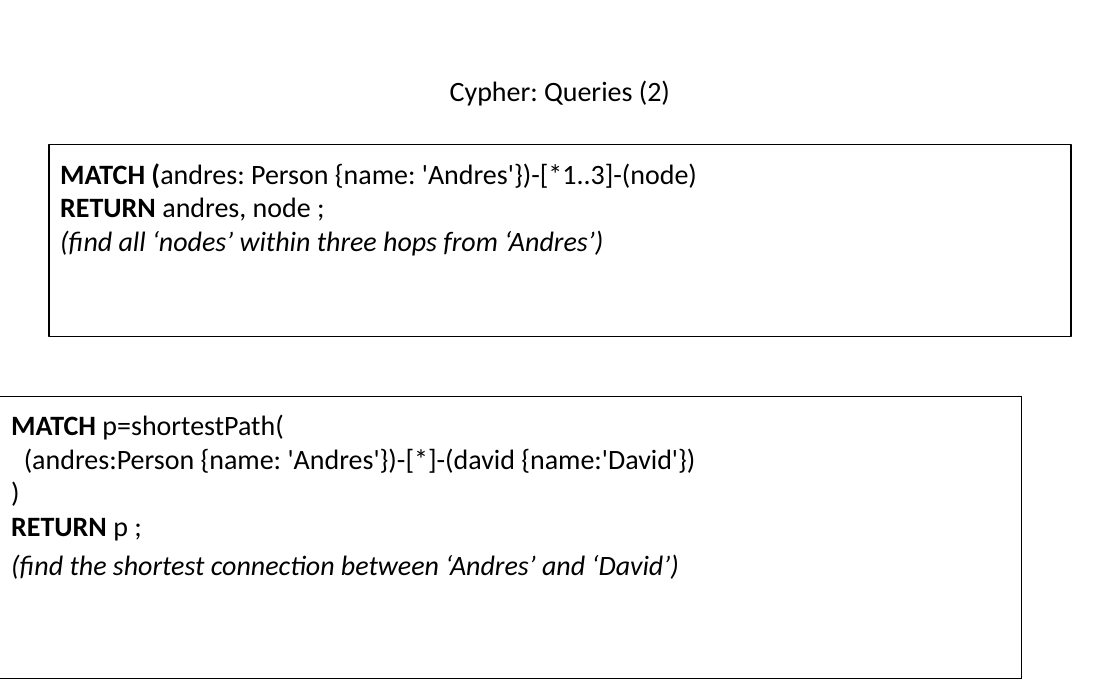
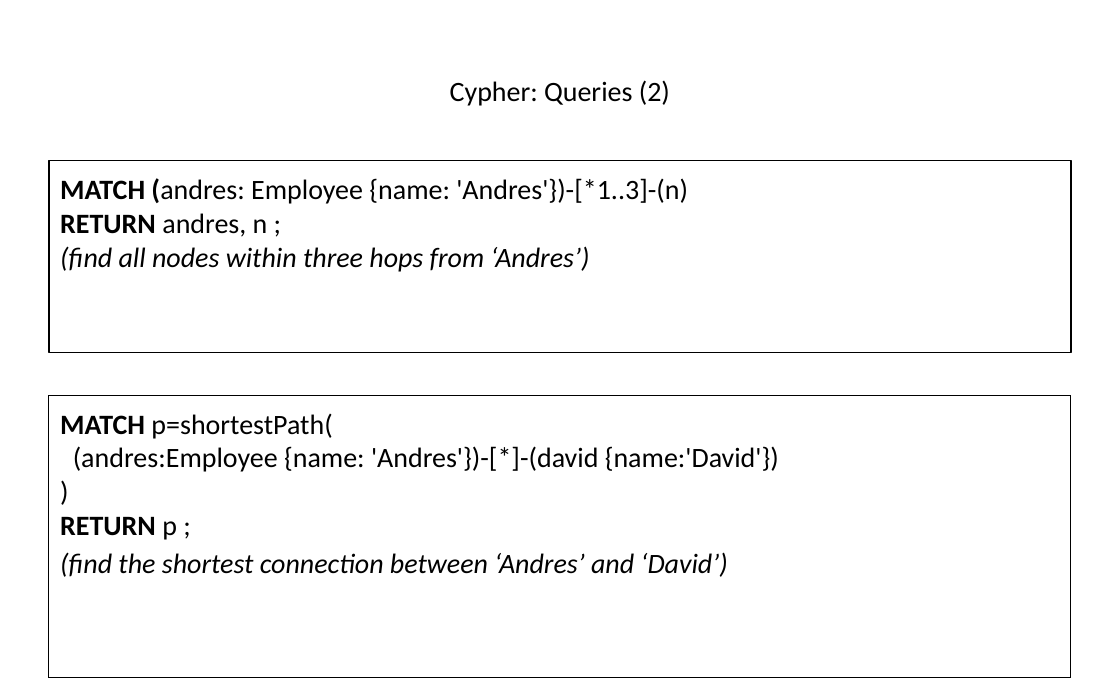
Before and after one commit to hogeschool/INFDEV026B, a slide deck: slide 36 of 2018-2019/build/Lecture 5.pptx (slide 33 before the commit). Drawn at 1120x700 pixels with LibreOffice and Linux fonts; fonts in the diff are those of the drawing. Boxes give left, top, right and bottom in pixels: in the first picture for what was removed or moved away, otherwise in the second. Text is boxed around its words. In the diff, an @@ line names an element or a change of style, - is before the commit and + after.

```diff
--- a/2018-2019/build/Lecture 5.pptx
+++ b/2018-2019/build/Lecture 5.pptx
@@ text "MATCH (andres: Employee {name: 'Andres'})-[*1..3]-(n)": place and size @@
-text "MATCH (andres: Employee {name: 'Andres'})-[*1..3]-(n)" at box(49, 144, 1071, 336)
+text "MATCH (andres: Employee {name: 'Andres'})-[*1..3]-(n)" at box(49, 160, 1071, 352)
@@ text at box(60, 178, 688, 272): text changed @@
-MATCH (andres: Person {name: 'Andres'})-[*1..3]-(node)
-RETURN andres, node ;
-(find all ‘nodes’ within three hops from ‘Andres’)
+MATCH (andres: Employee {name: 'Andres'})-[*1..3]-(n)
+RETURN andres, n ;
+(find all nodes within three hops from ‘Andres’)
@@ rectangle "MATCH p=shortestPath(": place and size @@
-rectangle "MATCH p=shortestPath(" at box(0, 396, 1021, 679)
+rectangle "MATCH p=shortestPath(" at box(49, 395, 1071, 678)
@@ text in rectangle at box(73, 446, 779, 472): text changed @@
-(andres:Person {name: 'Andres'})-[*]-(david {name:'David'})
+(andres:Employee {name: 'Andres'})-[*]-(david {name:'David'})
```
Also in this commit, not shown: 24 other slides changed, 3 slides added, 1 slide removed.
